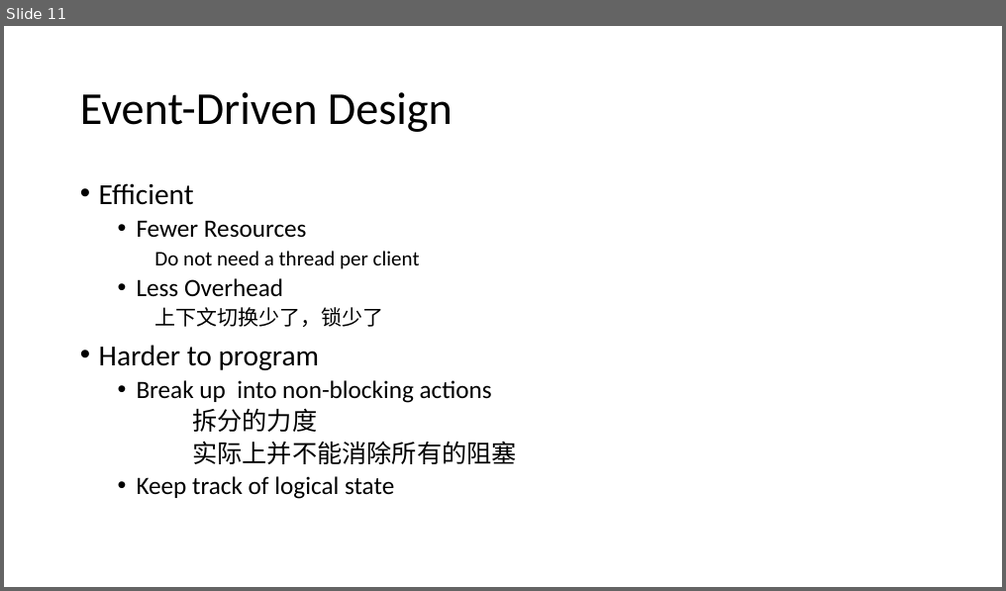
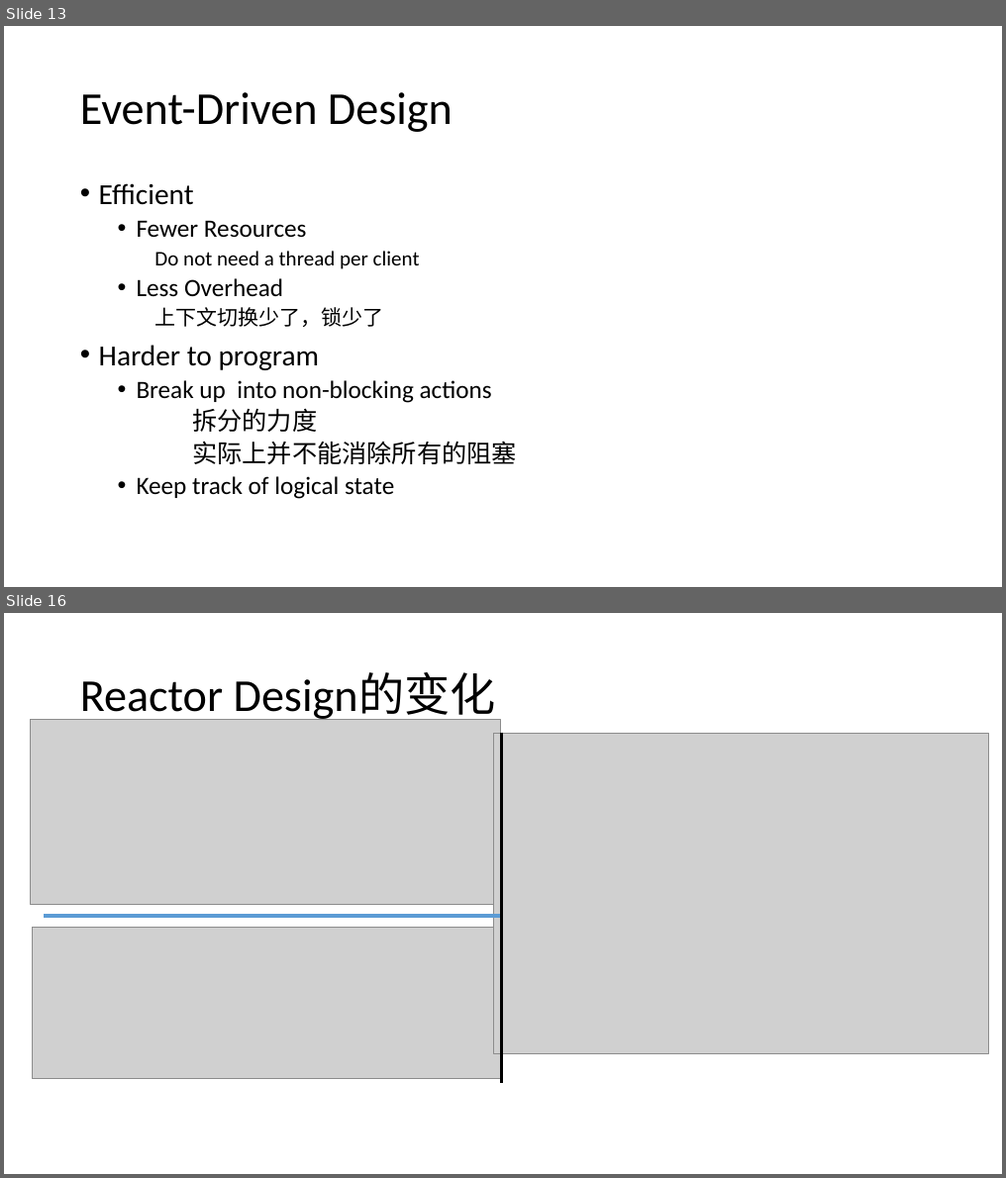
Before and after one commit to zy475459736/progress, a slide deck: io/Netty.pptx. Shown one above the other, each under a label of ours: slide 11 before the commit, slides 13 and 16 after it; the slides between them are not shown. The pictures are 1006x591 and 1006x1178 pixels, drawn with LibreOffice and Linux fonts; fonts in the diff are those of the drawing; grey boxes stand for pictures. Boxes give left, top, right and bottom in pixels: in the first picture for what was removed or moved away, otherwise in the second. Text is boxed around its words. In the diff, an @@ line names an element or a change of style, - is before the commit and + after.

```diff
--- a/io/Netty.pptx
+++ b/io/Netty.pptx
@@ slide 16 added at box(4, 613, 1002, 1174), background #FFFFFF @@
@@ title added at box(80, 673, 496, 723), 44 pt, text #000000 @@
+Reactor Design的变化
@@ picture added at box(30, 720, 500, 904) @@
@@ picture added at box(494, 733, 988, 1054) @@
@@ line added from (501, 733) to (501, 1084), #000000 3 pt @@
@@ picture added at box(33, 928, 501, 1079) @@
@@ line added from (500, 916) to (44, 916), #5B9BD5 3 pt @@
@@ what was slide 11 is now slide 13 @@
```
Also in this commit, not shown: 5 slides changed, 4 other slides added, 3 slides removed.
